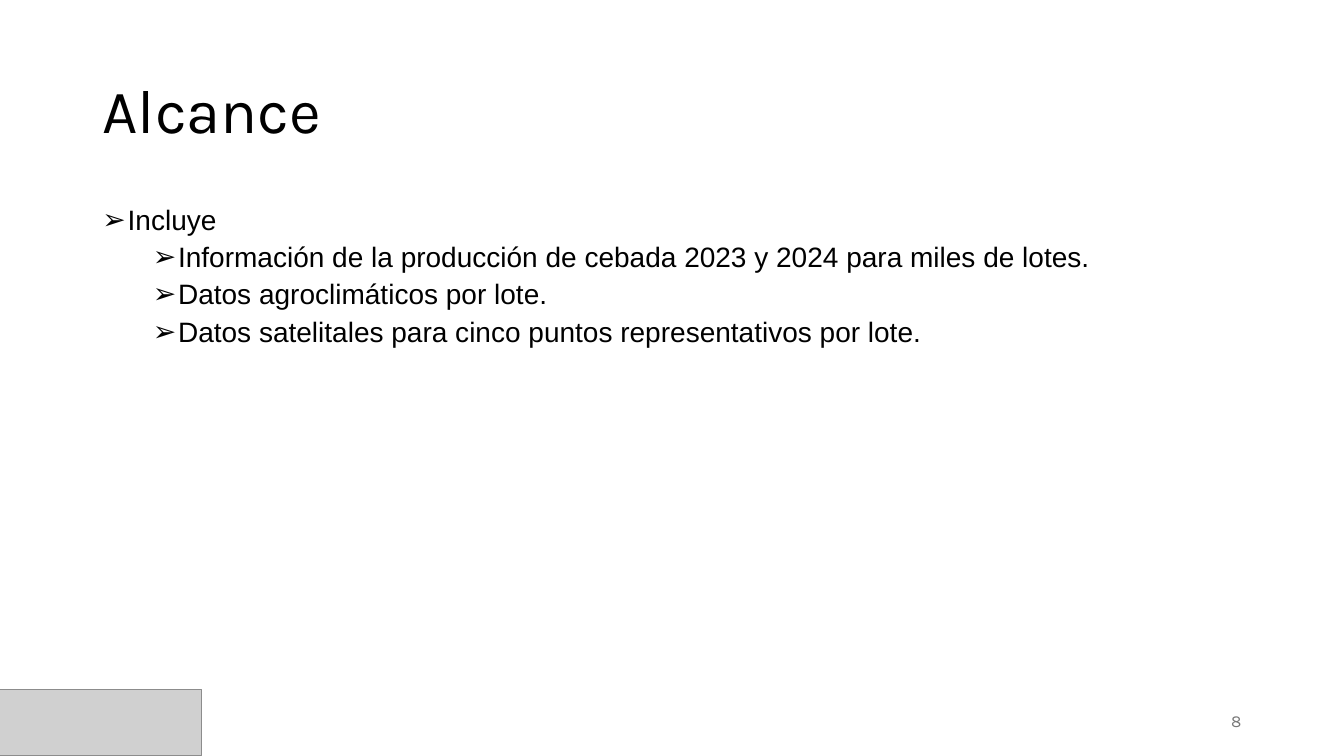
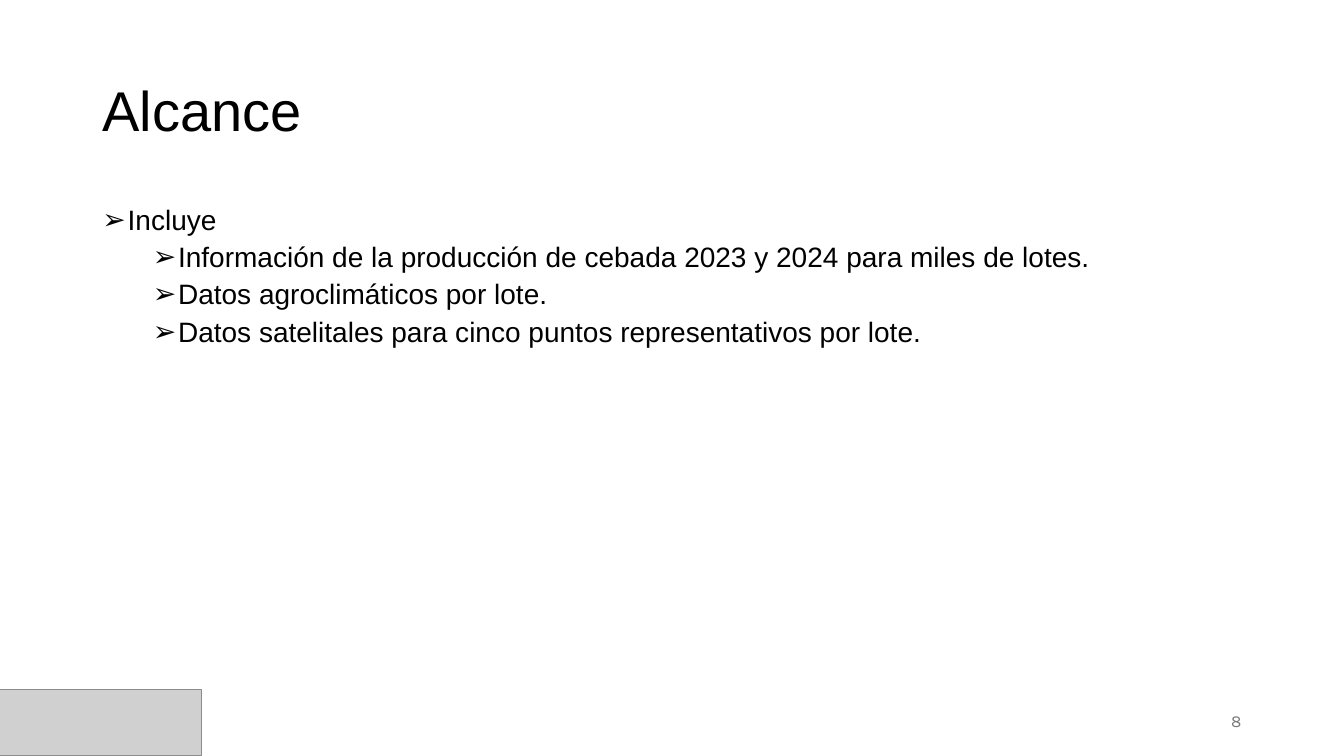
Before and after one commit to adrianlapaz3/Plantilla-planificacion, a slide deck: slide 8 of Adrian_Lapaz_presentacion.pptx. Drawn at 1344x756 pixels with LibreOffice and Linux fonts; fonts in the diff are those of the drawing; grey boxes stand for pictures. Boxes give left, top, right and bottom in pixels: in the first picture for what was removed or moved away, otherwise in the second. Text is boxed around its words. In the diff, an @@ line names an element or a change of style, - is before the commit and + after.

```diff
--- a/Adrian_Lapaz_presentacion.pptx
+++ b/Adrian_Lapaz_presentacion.pptx
@@ title "Alcance" at box(102, 90, 301, 132): size 44 to 40 pt, font Karla to Arial @@
```
Also in this commit, not shown: 1 other slide changed.
